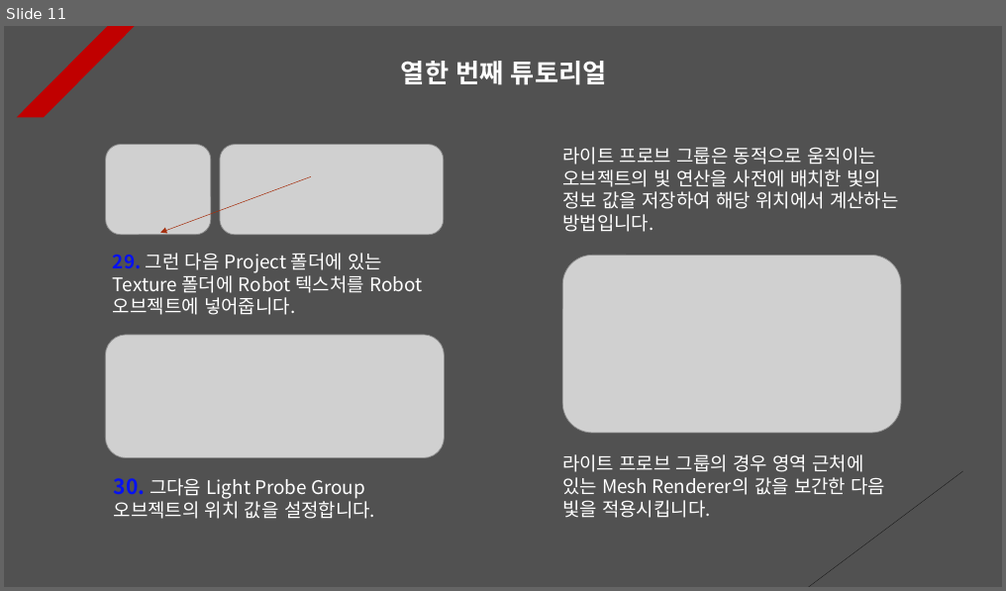
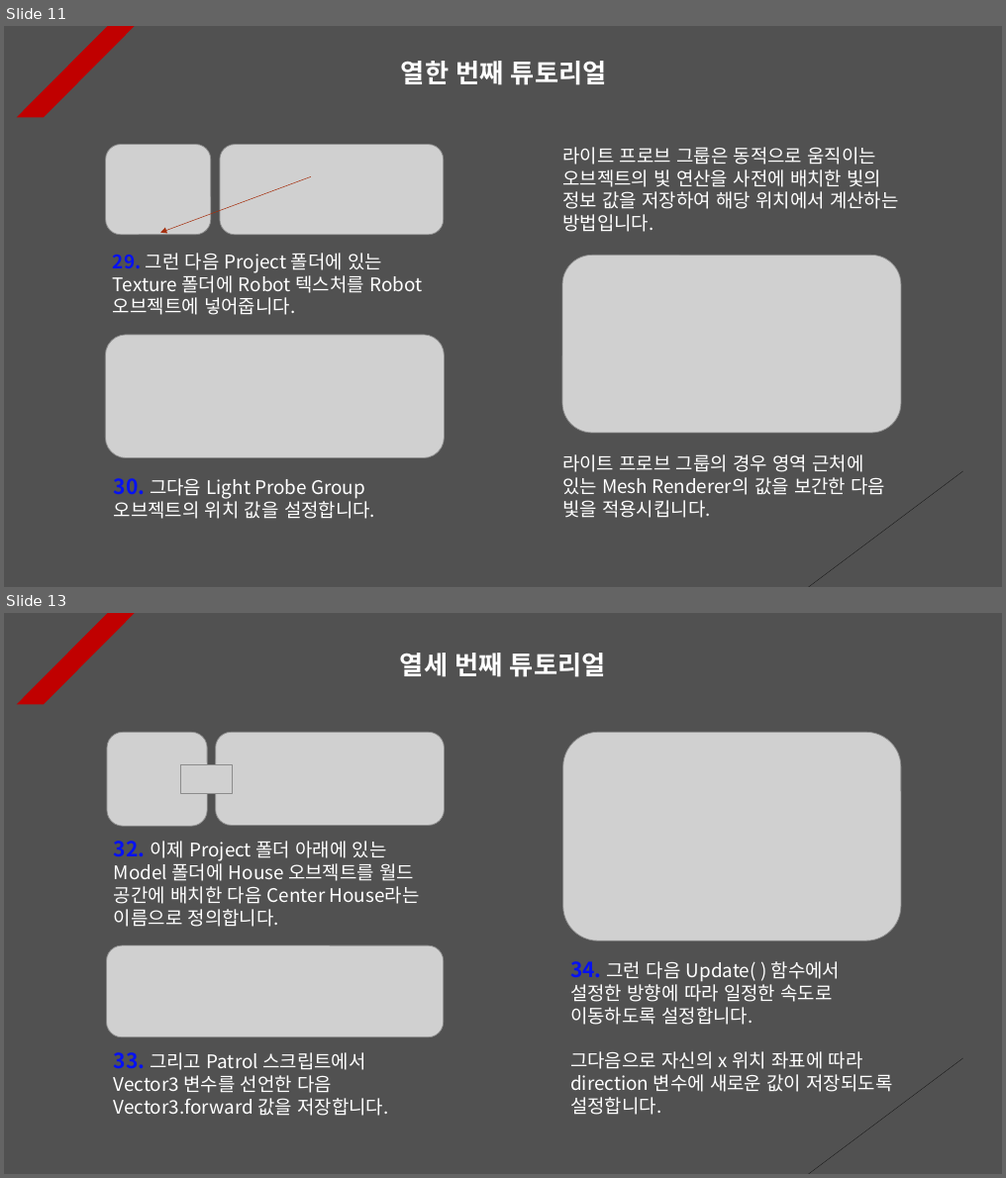
Before and after one commit to Unity2033/3D-UnityEngine, a slide deck: Assets/Class/Light/PPT Data/Light Example.pptx. Shown one above the other, each under a label of ours: slide 11 before the commit, slides 11 and 13 after it; the slides between them are not shown. The pictures are 1006x591 and 1006x1178 pixels, drawn with LibreOffice and Linux fonts; fonts in the diff are those of the drawing; grey boxes stand for pictures. Boxes give left, top, right and bottom in pixels: in the first picture for what was removed or moved away, otherwise in the second. Text is boxed around its words. In the diff, an @@ line names an element or a change of style, - is before the commit and + after.

```diff
--- a/Assets/Class/Light/PPT Data/Light Example.pptx
+++ b/Assets/Class/Light/PPT Data/Light Example.pptx
@@ slide 13 added at (4, 613, 1002, 1174), background #515151; not listed: 2 template elements that a slide beside it also shows @@
@@ text added at (400, 653, 605, 677), 25 pt, text #FFFFFF, bold @@
+열세 번째 튜토리얼
@@ picture added at (107, 732, 208, 826) @@
@@ picture added at (216, 732, 445, 825) @@
@@ picture added at (563, 732, 901, 941) @@
@@ picture added at (180, 765, 232, 793) @@
@@ text added at (114, 841, 420, 927), 18 pt, text #FFFFFF @@
+32. 이제 Project 폴더 아래에 있는 Model 폴더에 House 오브젝트를 월드 공간에 배치한 다음 Center House라는 이름으로 정의합니다.
@@ picture added at (107, 947, 444, 1039) @@
@@ text added at (570, 961, 893, 1115), 18 pt, text #FFFFFF @@
+34. 그런 다음 Update( ) 함수에서 설정한 방향에 따라 일정한 속도로 이동하도록 설정합니다.
+그다음으로 자신의 x 위치 좌표에 따라 direction 변수에 새로운 값이 저장되도록 설정합니다.
@@ text added at (114, 1053, 388, 1116), 18 pt, text #FFFFFF @@
+33. 그리고 Patrol 스크립트에서 Vector3 변수를 선언한 다음 Vector3.forward 값을 저장합니다.
```
Also in this commit, not shown: 2 slides changed, 2 other slides added, 45 other files.
